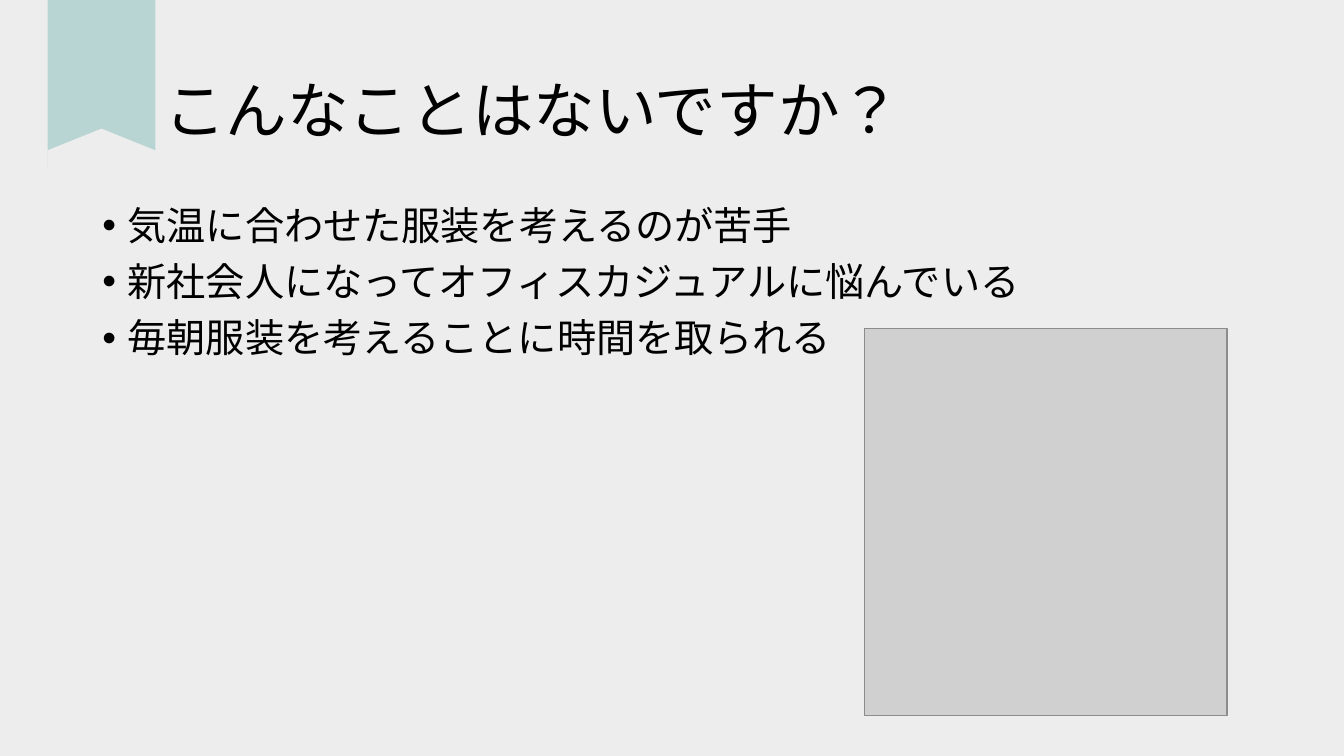
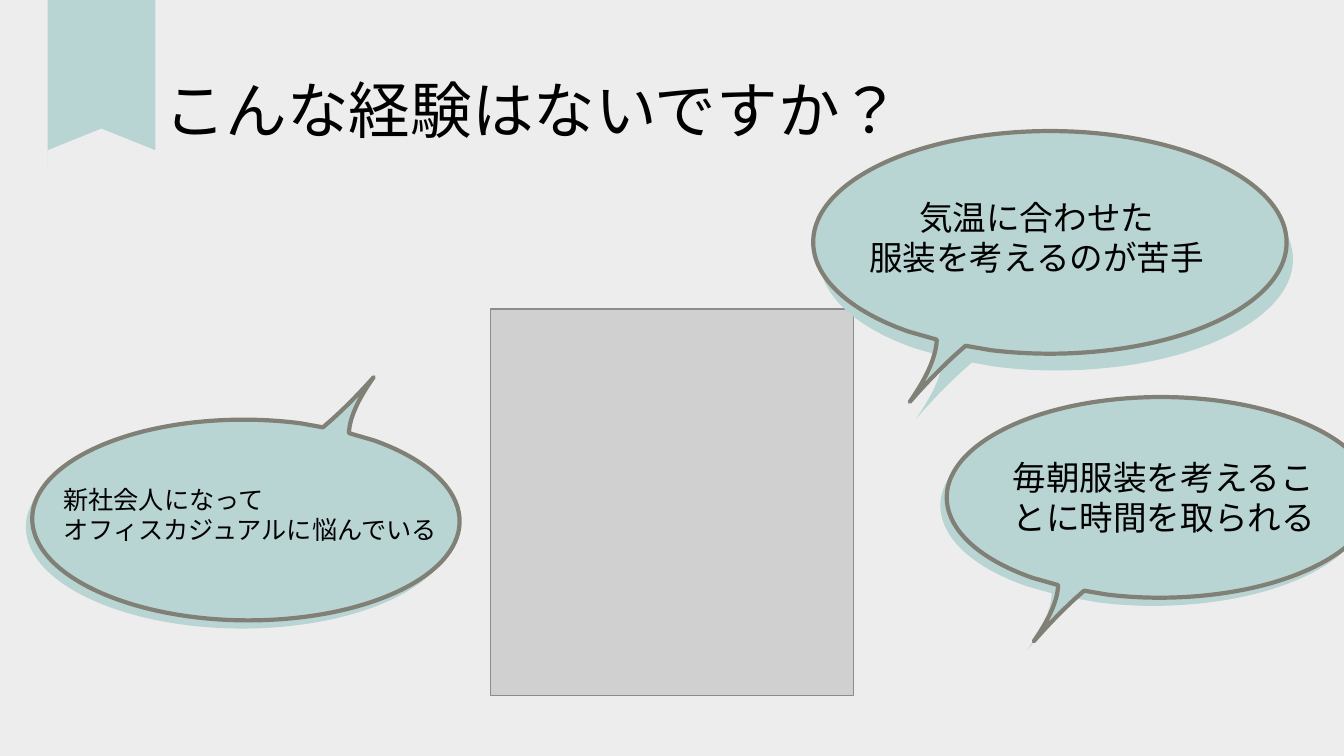
Before and after one commit to dojo2023/C-4, a slide deck: slide 3 of doc/チームA型発表資料.pptx. Drawn at 1344x756 pixels with LibreOffice and Linux fonts; fonts in the diff are those of the drawing; grey boxes stand for pictures. Boxes give left, top, right and bottom in pixels: in the first picture for what was removed or moved away, otherwise in the second. Text is boxed around its words. In the diff, an @@ line names an element or a change of style, - is before the commit and + after.

```diff
--- a/doc/チームA型発表資料.pptx
+++ b/doc/チームA型発表資料.pptx
@@ freeform shape added at [790,9,1311,476], fill #B8D4D3, outline #818076 3 pt @@
@@ freeform shape added at [796,26,1317,493], fill #B8D4D3 @@
@@ title at [164,81,901,138]: text changed @@
-こんなことはないですか？
+こんな経験はないですか？
@@ text removed at [128,207,1020,356] @@
-• 気温に合わせた服装を考えるのが苦手
-• 新社会人になってオフィスカジュアルに悩んでいる
-• 毎朝服装を考えることに時間を取られる
@@ text added at [869,202,1204,273], 24 pt, text #000000 @@
+気温に合わせた
+服装を考えるのが苦手
@@ freeform shape added at [920,296,1344,716], fill #B8D4D3 @@
@@ freeform shape added at [926,287,1344,708], fill #B8D4D3, outline #818076 3 pt @@
@@ freeform shape added at [5,319,473,737], fill #B8D4D3 @@
@@ freeform shape added at [12,311,480,729], fill #B8D4D3, outline #818076 3 pt @@
@@ picture: place and size @@
-picture at [865,329,1227,716]
+picture at [491,310,853,697]
@@ text added at [1013,461,1315,533], 24 pt, text #000000 @@
+毎朝服装を考えることに時間を取られる
@@ text added at [63,488,437,541], 18 pt, text #000000 @@
+新社会人になって
+オフィスカジュアルに悩んでいる
```
Also in this commit, not shown: 9 other slides changed, 2 slides added, 2 slides removed.
